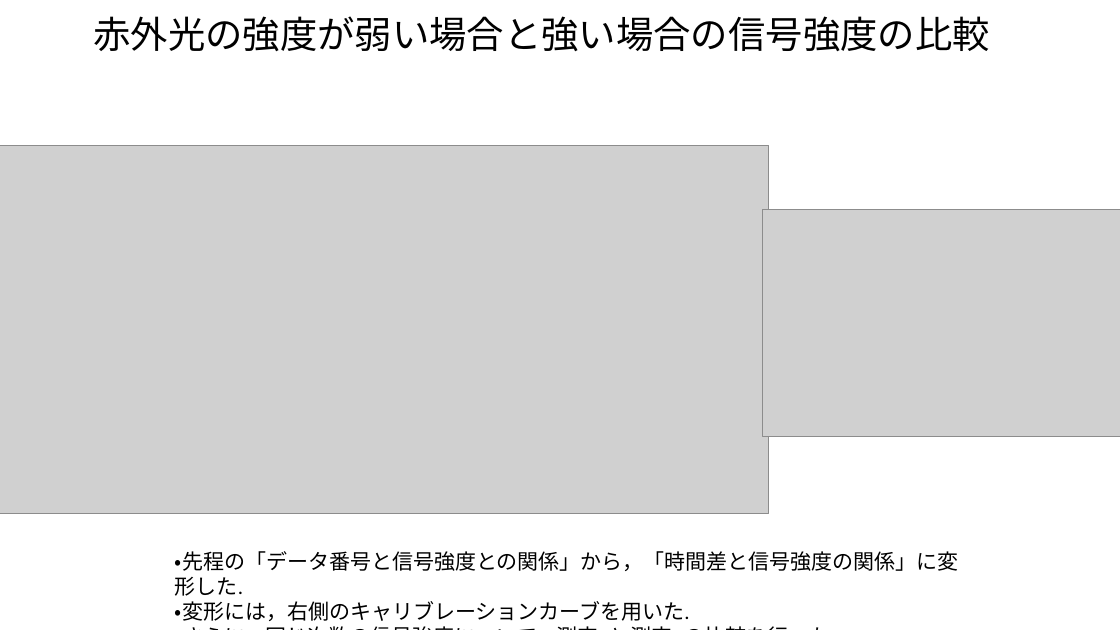
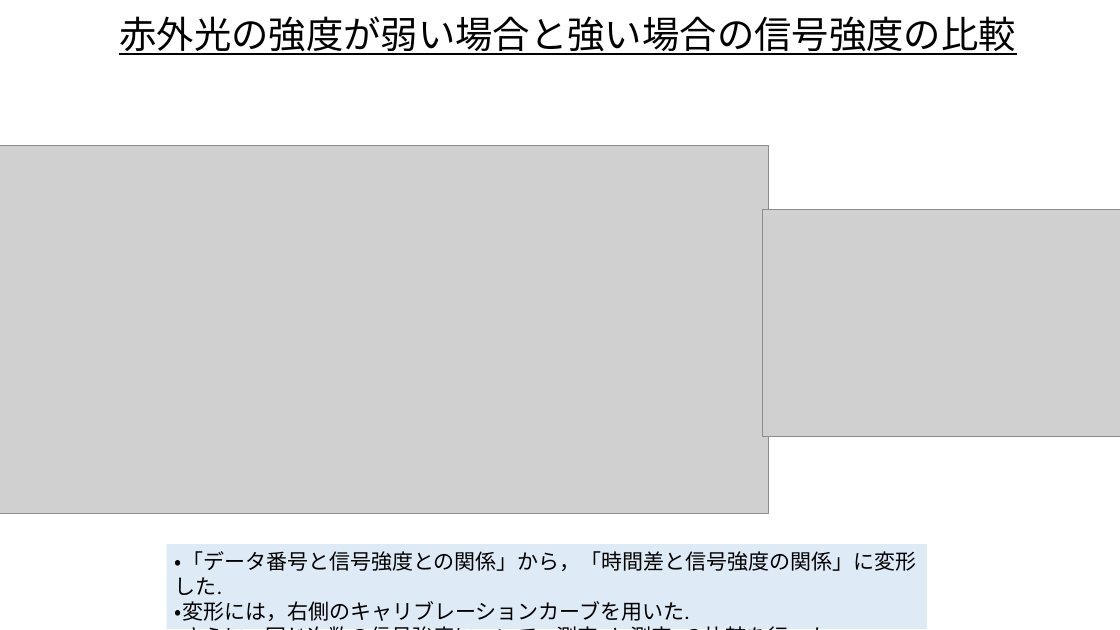
Before and after one commit to Appelingo/Data_Analyze, a slide deck: slide 6 of 河西_発表_0204.pptx. Drawn at 1120x630 pixels with LibreOffice and Linux fonts; fonts in the diff are those of the drawing; grey boxes stand for pictures. Boxes give left, top, right and bottom in pixels: in the first picture for what was removed or moved away, otherwise in the second. Text is boxed around its words. In the diff, an @@ line names an element or a change of style, - is before the commit and + after.

```diff
--- a/河西_発表_0204.pptx
+++ b/河西_発表_0204.pptx
@@ title "赤外光の強度が弱い場合と強い場合の信号強度の比較" at box(119, 16, 1015, 55): underline on; alignment left to centre @@
@@ rectangle "・「データ番号と信号強度との関係」から，「時間差と信号強度の関係」に変形した.": place and size @@
-rectangle "・「データ番号と信号強度との関係」から，「時間差と信号強度の関係」に変形した." at box(175, 551, 958, 621)
+rectangle "・「データ番号と信号強度との関係」から，「時間差と信号強度の関係」に変形した." at box(166, 544, 927, 629)
@@ rectangle "・「データ番号と信号強度との関係」から，「時間差と信号強度の関係」に変形した." at box(166, 544, 927, 629): fill none to #DEEBF7 @@
@@ text in rectangle at box(175, 551, 916, 595): text changed @@
-・先程の「データ番号と信号強度との関係」から，「時間差と信号強度の関係」に変形した.
+・「データ番号と信号強度との関係」から，「時間差と信号強度の関係」に変形した.
```
Also in this commit, not shown: 8 other slides changed, 2 other files.
